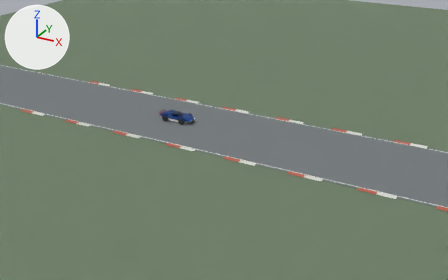
An edit to the Blender file src/assets/3d/kicklab-race-kestrel/v1/kestrel-original.blend, drawn before and after from the same camera.
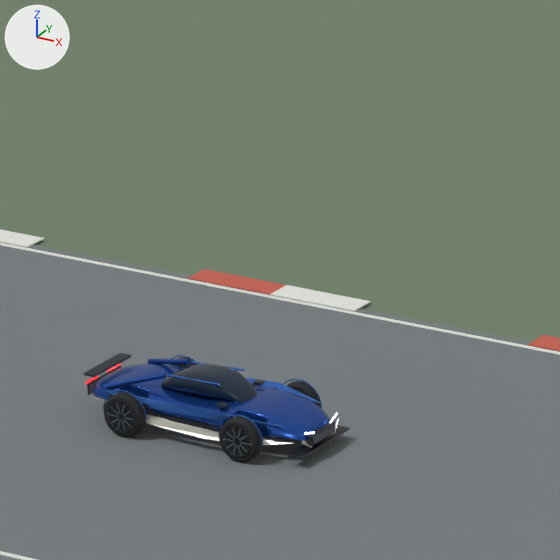
Each version appears first from a 50 mm lens placed at (42.5, -64.4, 30.8), pointed at (6.0, 1.8, -2.3), and next in a close-up on the part from 33% to 51% of the width and 21% to 50% of the height. The lights are fixed; the arrows at upper left show +X, +Y and +Z. The last two pictures show the newer version.

Before the edit, the objects in view are built like this:
```python
ob_body = bpy.data.objects.new('Body', me_kestrel_continuous_unibody_mesh)
ob_body.parent = ob_vehicleroot
ob_body.location = (0.0, 0.0, 0.0)
ob_verge = bpy.data.objects.new('verge', me_cube_008)
ob_verge.location = (70.0, 0.0, -0.16)
ob_wheelfrontright = bpy.data.objects.new('WheelFrontRight', me_wheelfrontright_mesh)
ob_wheelfrontright.parent = ob_vehicleroot
ob_wheelfrontright.location = (1.28, -1.04, 0.43)
# also in view: 'asphalt' at (70.0, 0.0, 0.0); 'curb white 1 -4' at (-2.0, 7.1, 0.0); 'road edge 1' at (70.0, 6.7, 0.0); 'WheelRearRight' at (-1.3, -1.0, 0.4); 'curb red 1 -4' at (-4.0, 7.1, 0.0)
```
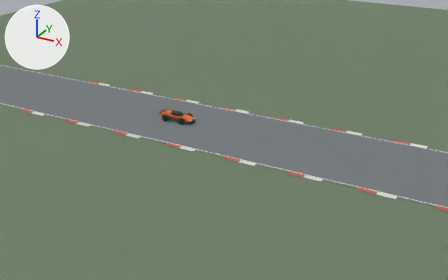
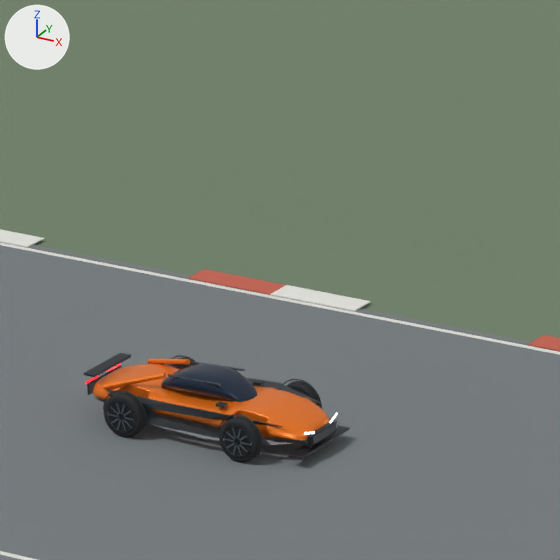
Changed parts and their boxes (x1, y1, x2, y2) in the close-ups (560 x 560 px):
part 1 of me_kestrel_continuous_unibody_mesh, recoloured (blue to orange)
    both: (93, 359, 330, 441)
part 2 of me_kestrel_continuous_unibody_mesh, recoloured
    both: (103, 355, 322, 444)
part 3 of me_kestrel_continuous_unibody_mesh, recoloured
    both: (94, 397, 339, 448)

The change, as a list of edits to the scene's bpy script:
```text
Add mat_body___solar_orange_lacquer:
    mat_body___solar_orange_lacquer = principled_material('body · solar orange lacquer')
    mat_body___solar_orange_lacquer.base_color = (0.96, 0.21, 0.014)  # orange #fa7e1f
    mat_body___solar_orange_lacquer.metallic = 0.38
    mat_body___solar_orange_lacquer.roughness = 0.28
Add mat_body___graphite_shoulder:
    mat_body___graphite_shoulder = principled_material('body · graphite shoulder')
    mat_body___graphite_shoulder.base_color = (0.04, 0.047, 0.055)  # dark grey #383d42
    mat_body___graphite_shoulder.metallic = 0.24
    mat_body___graphite_shoulder.roughness = 0.39
Add mat_aero___dark_graphite_sill:
    mat_aero___dark_graphite_sill = principled_material('aero · dark graphite sill')
    mat_aero___dark_graphite_sill.base_color = (0.055, 0.062, 0.068)  # dark grey #42464a
    mat_aero___dark_graphite_sill.metallic = 0.2
    mat_aero___dark_graphite_sill.roughness = 0.42
Change me_kestrel_continuous_unibody_mesh:
    where me_kestrel_continuous_unibody_mesh.from_pydata(...)  # 5081 vertices, 4542 faces; spans x -2.49..2.49, y -1.05..1.05, z 0.2..1.22
    used by ob_body; parent = ob_vehicleroot; location = (0.0, 0.0, 0.0)
    me_kestrel_continuous_unibody_mesh part 1: all 2344 faces that had it switch from mat_body___original_cobalt_lacquer (blue #2452a6) to mat_body___solar_orange_lacquer (orange #fa7e1f)
    me_kestrel_continuous_unibody_mesh part 2: all 552 faces that had it switch from mat_body___bright_cobalt_edge (blue #3c6fc0) to mat_body___graphite_shoulder (dark grey #383d42)
    me_kestrel_continuous_unibody_mesh part 3: all 32 faces that had it switch from mat_aero___original_warm_white (white #ebe7da) to mat_aero___dark_graphite_sill (dark grey #42464a)
```
